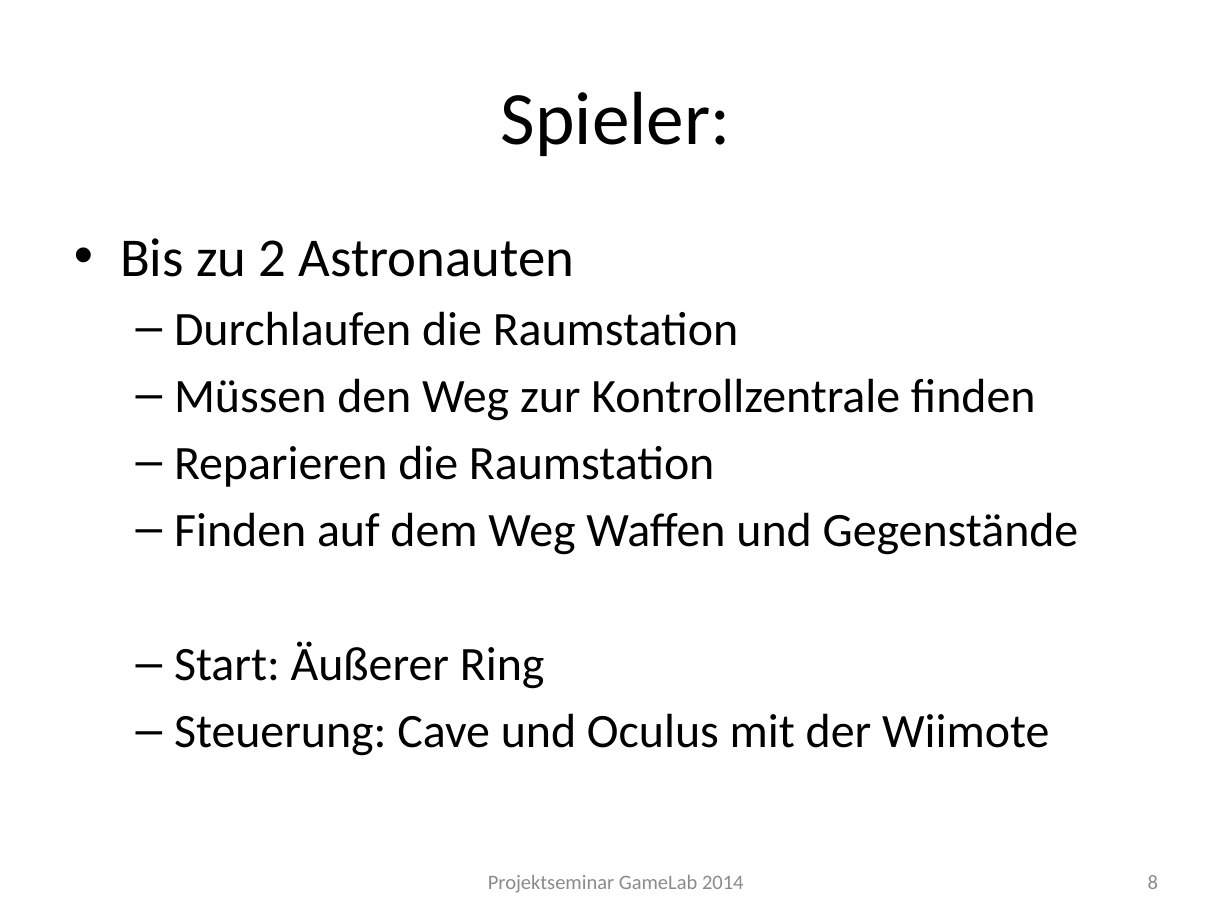
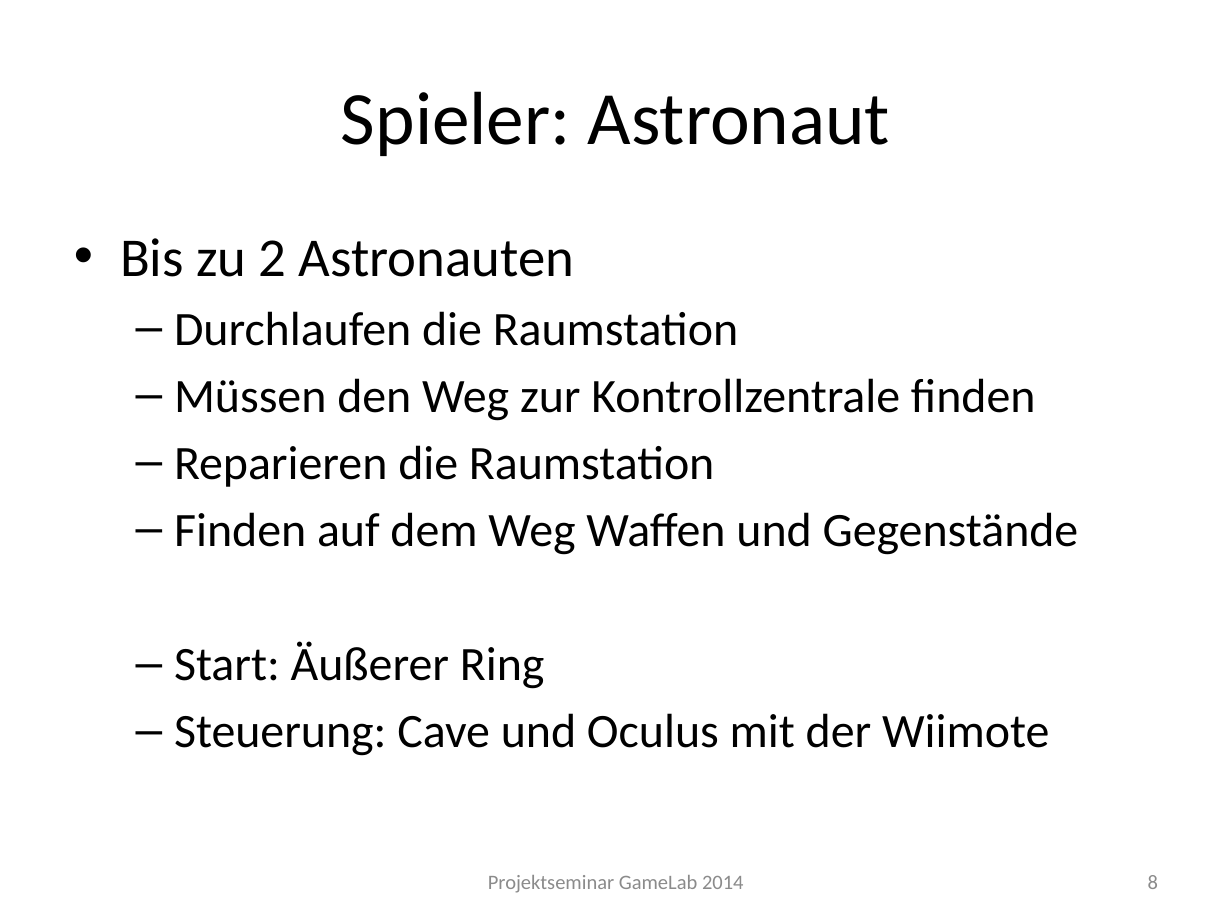
Before and after one commit to Instinctlol/gamelab2014, a slide deck: slide 8 of Abschlusspräsentation/SpielkonzeptFINAL.pptx. Drawn at 1232x924 pixels with LibreOffice and Linux fonts; fonts in the diff are those of the drawing; background and template pictures are left out. Boxes give left, top, right and bottom in pixels: in the first picture for what was removed or moved away, otherwise in the second. Text is boxed around its words. In the diff, an @@ line names an element or a change of style, - is before the commit and + after.

```diff
--- a/Abschlusspräsentation/SpielkonzeptFINAL.pptx
+++ b/Abschlusspräsentation/SpielkonzeptFINAL.pptx
@@ title at (341,91,890,156): text changed @@
-Spieler:
+Spieler: Astronaut
```
Also in this commit, not shown: 4 other slides changed, 1 other file.
